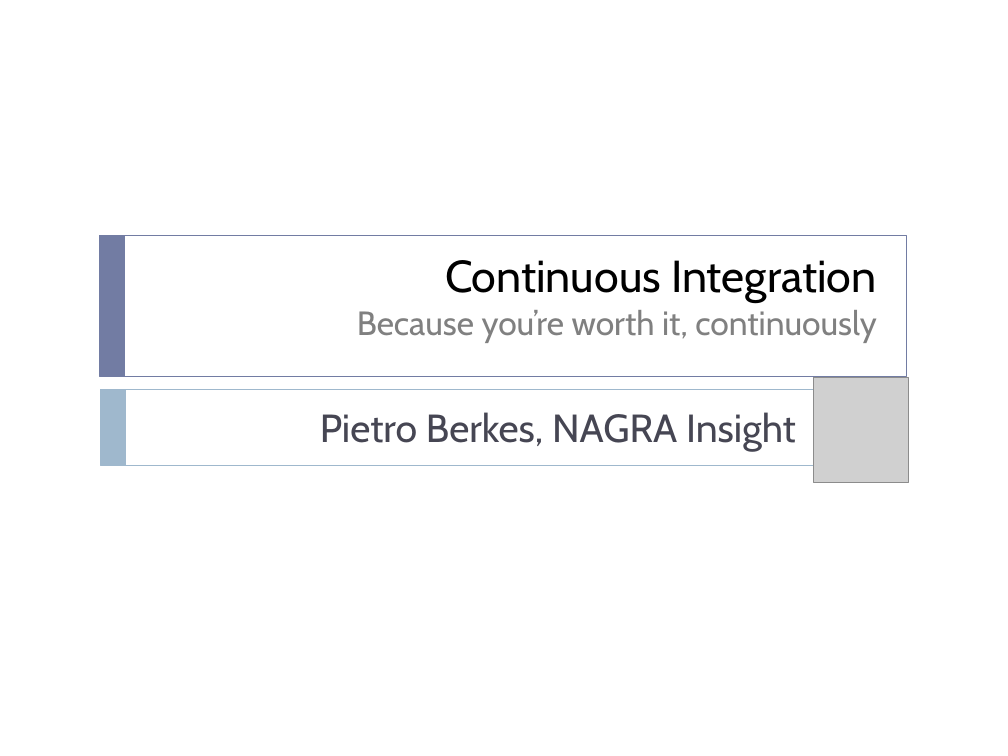
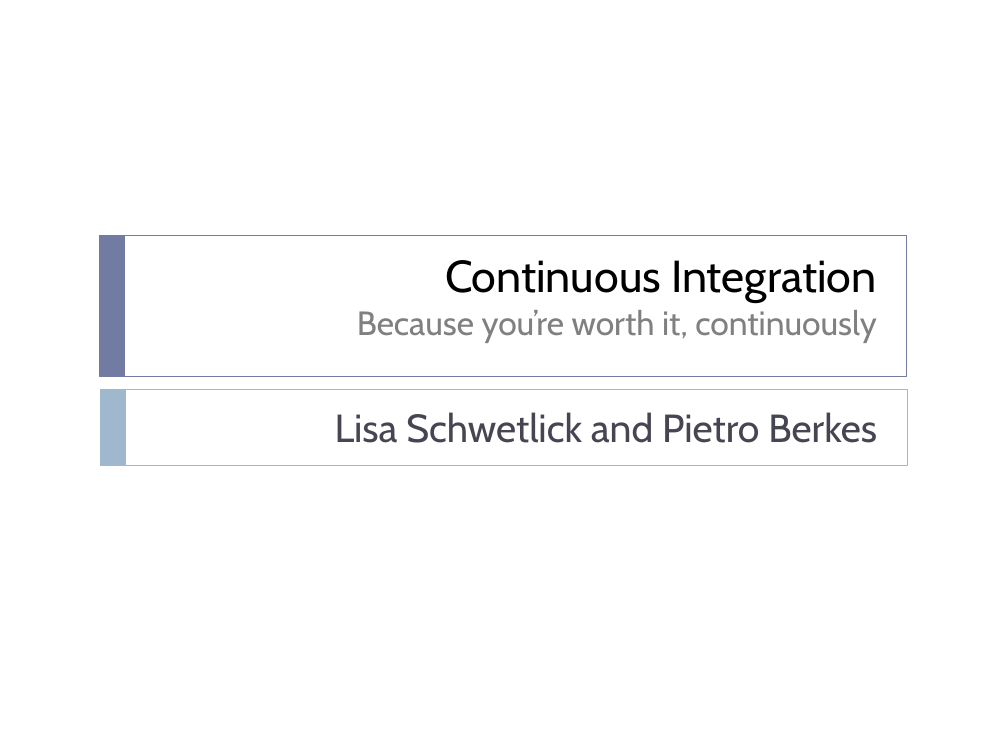
Before and after one commit to ASPP/testing_debugging_profiling, a slide deck: slide 1 of continuous_integration.pptx. Drawn at 1008x756 pixels with LibreOffice and Linux fonts; fonts in the diff are those of the drawing; grey boxes stand for pictures. Boxes give left, top, right and bottom in pixels: in the first picture for what was removed or moved away, otherwise in the second. Text is boxed around its words. In the diff, an @@ line names an element or a change of style, - is before the commit and + after.

```diff
--- a/continuous_integration.pptx
+++ b/continuous_integration.pptx
@@ picture removed at bbox=[813, 378, 908, 482] @@
@@ subtitle at bbox=[335, 412, 877, 443]: text changed @@
-Pietro Berkes, NAGRA Insight
+Lisa Schwetlick and Pietro Berkes
```
Also in this commit, not shown: 10 other slides changed, 13 slides added, 3 slides removed.
